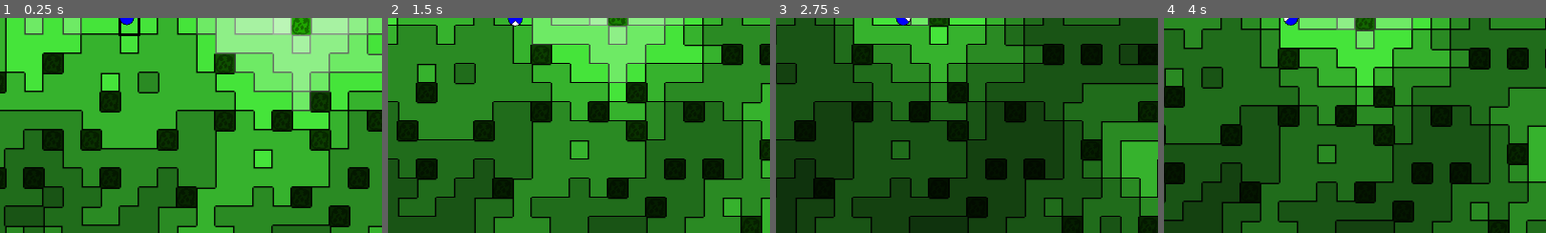
Above: before the commit, frames 1-4 (left to right).
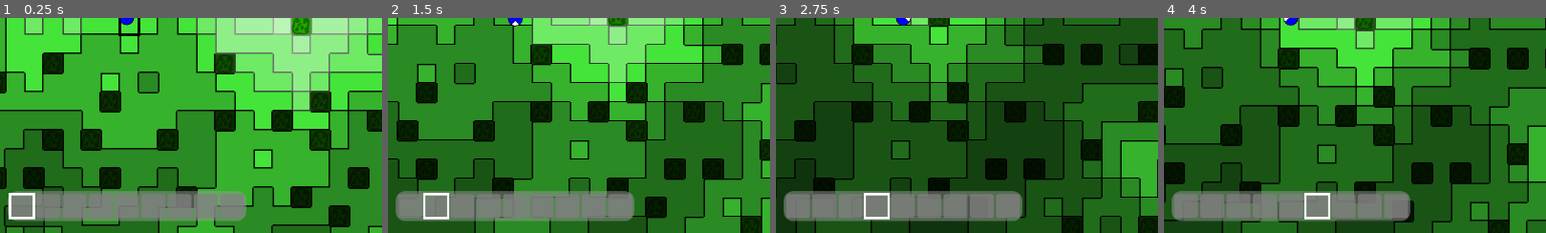
Above: after the commit, the same moments.

Repository: Bolgeg/godot_cuadrados
Game: Godot game, scene res://scenes/game.tscn
Same seed, same stepped clock (60 frames per second), same inputs: the game is played once before the commit and once after it.
Inputs (mouse positions are % of the whole screen's width and height, from its top left):
- Up to frame 1 (0.25 s): no input
- Up to frame 2 (1.5 s): tap Enter at 0.5 s; move the mouse to (72, 45) at 0.52 s; hold D (move_right) 0.53-1.28 s; tap 1 (item_1, bound only after the commit) at 0.6 s; click (72, 45) at 0.67 s; tap 2 (item_2, bound only after the commit) at 0.8, 1.35 s; move the mouse to (30, 55) at 1.27 s; hold S (move_down) from 1.28 s (still down)
- Up to frame 3 (2.75 s): tap 3 (item_3, bound only after the commit) at 1.55, 2.1 s; tap Space at 2 s; move the mouse to (60, 28) at 2.02 s; release S (move_down) at 2.03 s; hold D (move_right) from 2.03 s (still down); tap 4 (item_4, bound only after the commit) at 2.3 s
- Up to frame 4 (4 s): move the mouse to (45, 70) at 2.77 s; release D (move_right) at 2.78 s; hold W (move_up) 2.78-3.53 s; tap 4 (item_4, bound only after the commit) at 2.85 s; click (45, 70) at 2.92 s; tap 5 (item_5, bound only after the commit) at 3.05, 3.6 s; tap Enter at 3.5 s; move the mouse to (80, 65) at 3.52 s; hold A (move_left) from 3.53 s (still down); tap 6 (item_6, bound only after the commit) at 3.8 s
The pictures show only the part of the screen within x 33-83%, y 50-100%; the shares and areas given below are measured in that part.

The runs differ from the first frame. In frame 1, 8.8% of the frame differs, in the area x 2-65%, y 80-95%; in frame 2, 8.8%; in frame 3, 8.8%; in frame 4, 8.8%.

Commit message:
Add toolbar

Diff:
--- a/classes/block.gd
+++ b/classes/block.gd
@@ -14,3 +14,6 @@
 
 func get_time_to_break()->float:
 	return Globals.block_types[type_index].time_to_break
+
+func get_item()->Item:
+	return Item.new(type_index,1)
--- /dev/null
+++ b/classes/item.gd
@@ -0,0 +1,19 @@
+class_name Item
+extends RefCounted
+
+var type_index:=0
+var quantity:=0
+
+func _init(type_index_to_set:int,quantity_to_set:int):
+	type_index=type_index_to_set
+	quantity=quantity_to_set
+
+static func create(type_name:String,quantity_to_set:int)->Item:
+	return new(Globals.get_item_type(type_name).index,quantity_to_set)
+
+func has_block()->bool:
+	return type_index<Globals.block_types.size()
+
+func get_block()->Block:
+	assert(type_index<Globals.block_types.size(),"Tried to get block version of item that has no block version")
+	return Block.new(type_index)
--- /dev/null
+++ b/classes/item_type.gd
@@ -0,0 +1,9 @@
+class_name ItemType
+extends RefCounted
+
+var index:=0
+var type_name:=""
+
+func _init(index_to_set:int,type_name_to_set:String) -> void:
+	index=index_to_set
+	type_name=type_name_to_set
--- a/project.godot
+++ b/project.godot
@@ -47,3 +47,53 @@
 "events": [Object(InputEventKey,"resource_local_to_scene":false,"resource_name":"","device":-1,"window_id":0,"alt_press …(192 unchanged characters)…
 ]
 }
+open_inventory={
+"deadzone": 0.2,
+"events": [Object(InputEventKey,"resource_local_to_scene":false,"resource_name":"","device":-1,"window_id":0,"alt_pressed":false,"shift_pressed":false,"ctrl_pressed":false,"meta_pressed":false,"pressed":false,"keycode":0,"physical_keycode":69,"key_label":0,"unicode":101,"location":0,"echo":false,"script":null)
+]
+}
+item_1={
+"deadzone": 0.2,
+"events": [Object(InputEventKey,"resource_local_to_scene":false,"resource_name":"","device":-1,"window_id":0,"alt_pressed":false,"shift_pressed":false,"ctrl_pressed":false,"meta_pressed":false,"pressed":false,"keycode":0,"physical_keycode":49,"key_label":0,"unicode":49,"location":0,"echo":false,"script":null)
+]
+}
+item_2={
+"deadzone": 0.2,
+"events": [Object(InputEventKey,"resource_local_to_scene":false,"resource_name":"","device":-1,"window_id":0,"alt_pressed":false,"shift_pressed":false,"ctrl_pressed":false,"meta_pressed":false,"pressed":false,"keycode":0,"physical_keycode":50,"key_label":0,"unicode":50,"location":0,"echo":false,"script":null)
+]
+}
+item_3={
+"deadzone": 0.2,
+"events": [Object(InputEventKey,"resource_local_to_scene":false,"resource_name":"","device":-1,"window_id":0,"alt_pressed":false,"shift_pressed":false,"ctrl_pressed":false,"meta_pressed":false,"pressed":false,"keycode":0,"physical_keycode":51,"key_label":0,"unicode":51,"location":0,"echo":false,"script":null)
+]
+}
+item_4={
+"deadzone": 0.2,
+"events": [Object(InputEventKey,"resource_local_to_scene":false,"resource_name":"","device":-1,"window_id":0,"alt_pressed":false,"shift_pressed":false,"ctrl_pressed":false,"meta_pressed":false,"pressed":false,"keycode":0,"physical_keycode":52,"key_label":0,"unicode":52,"location":0,"echo":false,"script":null)
+]
+}
+item_5={
+"deadzone": 0.2,
+"events": [Object(InputEventKey,"resource_local_to_scene":false,"resource_name":"","device":-1,"window_id":0,"alt_pressed":false,"shift_pressed":false,"ctrl_pressed":false,"meta_pressed":false,"pressed":false,"keycode":0,"physical_keycode":53,"key_label":0,"unicode":53,"location":0,"echo":false,"script":null)
+]
+}
+item_6={
+"deadzone": 0.2,
+"events": [Object(InputEventKey,"resource_local_to_scene":false,"resource_name":"","device":-1,"window_id":0,"alt_pressed":false,"shift_pressed":false,"ctrl_pressed":false,"meta_pressed":false,"pressed":false,"keycode":0,"physical_keycode":54,"key_label":0,"unicode":54,"location":0,"echo":false,"script":null)
+]
+}
+item_7={
+"deadzone": 0.2,
+"events": [Object(InputEventKey,"resource_local_to_scene":false,"resource_name":"","device":-1,"window_id":0,"alt_pressed":false,"shift_pressed":false,"ctrl_pressed":false,"meta_pressed":false,"pressed":false,"keycode":0,"physical_keycode":55,"key_label":0,"unicode":55,"location":0,"echo":false,"script":null)
+]
+}
+item_8={
+"deadzone": 0.2,
+"events": [Object(InputEventKey,"resource_local_to_scene":false,"resource_name":"","device":-1,"window_id":0,"alt_pressed":false,"shift_pressed":false,"ctrl_pressed":false,"meta_pressed":false,"pressed":false,"keycode":0,"physical_keycode":56,"key_label":0,"unicode":56,"location":0,"echo":false,"script":null)
+]
+}
+item_9={
+"deadzone": 0.2,
+"events": [Object(InputEventKey,"resource_local_to_scene":false,"resource_name":"","device":-1,"window_id":0,"alt_pressed":false,"shift_pressed":false,"ctrl_pressed":false,"meta_pressed":false,"pressed":false,"keycode":0,"physical_keycode":57,"key_label":0,"unicode":57,"location":0,"echo":false,"script":null)
+]
+}
--- a/scenes/game.tscn
+++ b/scenes/game.tscn
@@ -1,10 +1,18 @@
-[gd_scene load_steps=6 format=3 uid="uid://cuvj1jrywrkhl"]
+[gd_scene load_steps=8 format=3 uid="uid://cuvj1jrywrkhl"]
 
 [ext_resource type="PackedScene" uid="uid://lfiqlv7agypd" path="res://scenes/cell_map.tscn" id="1_uwrxv"]
 [ext_resource type="Script" uid="uid://c0c5fa74uem5x" path="res://scripts/game.gd" id="1_yqjtg"]
 [ext_resource type="PackedScene" uid="uid://bboq6xseywab5" path="res://scenes/block_outline.tscn" id="2_lbhrr"]
 [ext_resource type="PackedScene" uid="uid://dgxnhh15ihwsg" path="res://scenes/breaking_block_overlay.tscn" id="3_iywne"]
 [ext_resource type="PackedScene" uid="uid://8hieda2qpbo" path="res://scenes/player.tscn" id="3_lnu2h"]
+[ext_resource type="Script" uid="uid://by6roddomqk88" path="res://scripts/toolbar.gd" id="6_p57ef"]
+
+[sub_resource type="StyleBoxFlat" id="StyleBoxFlat_iywne"]
+bg_color = Color(0.6, 0.6, 0.6, 0.501961)
+corner_radius_top_left = 16
+corner_radius_top_right = 16
+corner_radius_bottom_right = 16
+corner_radius_bottom_left = 16
 
 [node name="Game" type="Node2D"]
 script = ExtResource("1_yqjtg")
@@ -23,3 +31,43 @@
 
 [node name="Camera2D" type="Camera2D" parent="."]
 unique_name_in_owner = true
+
+[node name="CanvasLayer" type="CanvasLayer" parent="."]
+
+[node name="Toolbar" type="Control" parent="CanvasLayer"]
+unique_name_in_owner = true
+layout_mode = 3
+anchors_preset = 7
+anchor_left = 0.5
+anchor_top = 1.0
+anchor_right = 0.5
+anchor_bottom = 1.0
+offset_left = -200.0
+offset_top = -70.0
+offset_right = 200.0
+offset_bottom = -20.0
+grow_horizontal = 2
+grow_vertical = 0
+pivot_offset = Vector2(200, 70)
+script = ExtResource("6_p57ef")
+
+[node name="Panel" type="Panel" parent="CanvasLayer/Toolbar"]
+layout_mode = 1
+anchors_preset = 15
+anchor_right = 1.0
+anchor_bottom = 1.0
+grow_horizontal = 2
+grow_vertical = 2
+theme_override_styles/panel = SubResource("StyleBoxFlat_iywne")
+
+[node name="ToolbarGridContainer" type="GridContainer" parent="CanvasLayer/Toolbar/Panel"]
+unique_name_in_owner = true
+layout_mode = 1
+anchors_preset = 8
+anchor_left = 0.5
+anchor_top = 0.5
+anchor_right = 0.5
+anchor_bottom = 0.5
+grow_horizontal = 2
+grow_vertical = 2
+columns = 9
--- /dev/null
+++ b/scenes/item_scene.tscn
@@ -0,0 +1,45 @@
+[gd_scene load_steps=4 format=3 uid="uid://cpsdjwucf4nut"]
+
+[ext_resource type="Texture2D" uid="uid://ll8f54gg2hlj" path="res://assets/tiles.png" id="1_a127h"]
+[ext_resource type="Script" uid="uid://buhpsw25q0lk1" path="res://scripts/item_scene.gd" id="1_p1nqj"]
+
+[sub_resource type="AtlasTexture" id="AtlasTexture_p1nqj"]
+atlas = ExtResource("1_a127h")
+region = Rect2(0, 0, 32, 32)
+filter_clip = true
+
+[node name="ItemScene" type="Control"]
+layout_mode = 3
+anchors_preset = 0
+offset_right = 40.0
+offset_bottom = 40.0
+script = ExtResource("1_p1nqj")
+
+[node name="Texture" type="TextureRect" parent="."]
+unique_name_in_owner = true
+layout_mode = 0
+offset_right = 32.0
+offset_bottom = 32.0
+texture = SubResource("AtlasTexture_p1nqj")
+expand_mode = 1
+stretch_mode = 1
+
+[node name="QuantityLabel" type="Label" parent="."]
+unique_name_in_owner = true
+z_index = 2
+layout_mode = 1
+anchors_preset = 3
+anchor_left = 1.0
+anchor_top = 1.0
+anchor_right = 1.0
+anchor_bottom = 1.0
+offset_left = -40.0
+offset_top = -23.0
+grow_horizontal = 0
+grow_vertical = 0
+theme_override_colors/font_color = Color(1, 1, 1, 1)
+theme_override_constants/outline_size = 4
+theme_override_font_sizes/font_size = 20
+text = "100"
+horizontal_alignment = 2
+vertical_alignment = 2
--- /dev/null
+++ b/scenes/item_slot.tscn
@@ -0,0 +1,71 @@
+[gd_scene load_steps=4 format=3 uid="uid://bi05ox1w0hedq"]
+
+[ext_resource type="Script" uid="uid://fv6cixqxtnd8" path="res://scripts/item_slot.gd" id="1_567tv"]
+[ext_resource type="PackedScene" uid="uid://cpsdjwucf4nut" path="res://scenes/item_scene.tscn" id="2_eqbkm"]
+
+[sub_resource type="StyleBoxFlat" id="StyleBoxFlat_qwnti"]
+bg_color = Color(0.501961, 0.501961, 0.501961, 0.752941)
+corner_radius_top_left = 4
+corner_radius_top_right = 4
+corner_radius_bottom_right = 4
+corner_radius_bottom_left = 4
+
+[node name="ItemSlot" type="Control"]
+custom_minimum_size = Vector2(40, 40)
+layout_mode = 3
+anchors_preset = 0
+offset_right = 40.0
+offset_bottom = 40.0
+script = ExtResource("1_567tv")
+
+[node name="Panel" type="Panel" parent="."]
+layout_mode = 0
+offset_right = 40.0
+offset_bottom = 40.0
+theme_override_styles/panel = SubResource("StyleBoxFlat_qwnti")
+
+[node name="ItemScene" parent="." instance=ExtResource("2_eqbkm")]
+unique_name_in_owner = true
+offset_left = 4.0
+offset_top = 4.0
+offset_right = 44.0
+offset_bottom = 44.0
+
+[node name="ToolbarOutline" type="Control" parent="."]
+unique_name_in_owner = true
+visible = false
+z_index = 1
+layout_mode = 1
+anchors_preset = 15
+anchor_right = 1.0
+anchor_bottom = 1.0
+grow_horizontal = 2
+grow_vertical = 2
+
+[node name="ColorRect" type="ColorRect" parent="ToolbarOutline"]
+layout_mode = 0
+offset_left = -2.0
+offset_top = -2.0
+offset_right = 42.0
+offset_bottom = 2.0
+
+[node name="ColorRect2" type="ColorRect" parent="ToolbarOutline"]
+layout_mode = 0
+offset_left = -2.0
+offset_top = 38.0
+offset_right = 42.0
+offset_bottom = 42.0
+
+[node name="ColorRect3" type="ColorRect" parent="ToolbarOutline"]
+layout_mode = 0
+offset_left = -2.0
+offset_top = -2.0
+offset_right = 2.0
+offset_bottom = 42.0
+
+[node name="ColorRect4" type="ColorRect" parent="ToolbarOutline"]
+layout_mode = 0
+offset_left = 38.0
+offset_top = -2.0
+offset_right = 42.0
+offset_bottom = 42.0
--- a/scripts/globals.gd
+++ b/scripts/globals.gd
@@ -2,6 +2,9 @@
 
 var block_types:=[]
 var block_types_dict:={}
+
+var item_types:=[]
+var item_types_dict:={}
 
 func _ready() -> void:
 	add_block_type("grass",1)
@@ -16,8 +19,16 @@
 	add_block_type("wood",1)
 	add_block_type("stone_bricks",10)
 
+	add_block_item_types()
+
+	#TODO add item types here
+
 func get_base_block_type_name()->String:
 	return "stone"
+
+func add_block_item_types():
+	for block_type in block_types:
+		add_item_type(block_type.type_name)
 
 func add_block_type(type_name:String,time_to_break:float):
 	assert(not block_types_dict.has(type_name),"Block type already exists with name: "+type_name)
@@ -25,6 +36,16 @@
 	block_types.append(block_type)
 	block_types_dict[type_name]=block_type
 
+func add_item_type(type_name:String):
+	assert(not item_types_dict.has(type_name),"Item type already exists with name: "+type_name)
+	var item_type=ItemType.new(item_types.size(),type_name)
+	item_types.append(item_type)
+	item_types_dict[type_name]=item_type
+
 func get_block_type(type_name:String):
 	assert(block_types_dict.has(type_name),"Block type not found: "+type_name)
 	return block_types_dict[type_name]
+
+func get_item_type(type_name:String):
+	assert(item_types_dict.has(type_name),"Item type not found: "+type_name)
+	return item_types_dict[type_name]
--- /dev/null
+++ b/scripts/item_scene.gd
@@ -0,0 +1,24 @@
+extends Control
+
+func set_item(item:Item):
+	if item==null:
+		%Texture.visible=false
+		%QuantityLabel.text=""
+	else:
+		%Texture.visible=true
+		var index:=0
+		if item.type_index<Globals.block_types.size():
+			%Texture.texture.atlas=preload("res://assets/tiles.png")
+			index=item.type_index
+		else:
+			%Texture.texture.atlas=preload("res://assets/items.png")
+			index=Globals.block_types.size()+item.type_index
+		var tex_x:int=%Texture.texture.atlas.get_size().x/Cell.SIZE
+		@warning_ignore("integer_division")
+		var offset=Vector2i(index%tex_x,index/tex_x)*Cell.SIZE
+		%Texture.texture.atlas.region.position=offset
+
+		if item.quantity==1:
+			%QuantityLabel.text=""
+		else:
+			%QuantityLabel.text=str(item.quantity)
--- /dev/null
+++ b/scripts/item_slot.gd
@@ -0,0 +1,10 @@
+extends Control
+
+func _ready() -> void:
+	%ToolbarOutline.visible=false
+
+func set_toolbar_outline(show_outline:bool):
+	%ToolbarOutline.visible=show_outline
+
+func set_item(item:Item):
+	%ItemScene.set_item(item)
--- /dev/null
+++ b/scripts/toolbar.gd
@@ -0,0 +1,39 @@
+extends Control
+
+var selected_item_index:=0
+
+func _ready() -> void:
+	var item_slot_scene=preload("res://scenes/item_slot.tscn")
+	for i in range(%ToolbarGridContainer.columns):
+		%ToolbarGridContainer.add_child(item_slot_scene.instantiate())
+	set_items_as_empty()
+	set_selected_item(0)
+
+func set_items_as_empty():
+	for child in %ToolbarGridContainer.get_children():
+		child.set_item(null)
+
+func set_selected_item(index:int):
+	var children:=%ToolbarGridContainer.get_children()
+	if index>=0 and index<children.size():
+		selected_item_index=index
+		for child in children:
+			child.set_toolbar_outline(false)
+		children[index].set_toolbar_outline(true)
+
+func _input(_event: InputEvent) -> void:
+	const ACTIONS:={
+		"item_1":0,
+		"item_2":1,
+		"item_3":2,
+		"item_4":3,
+		"item_5":4,
+		"item_6":5,
+		"item_7":6,
+		"item_8":7,
+		"item_9":8,
+	}
+	for action in ACTIONS:
+		if Input.is_action_just_pressed(action):
+			set_selected_item(ACTIONS[action])
+			break
Binary file added: assets/items.png
Not shown, added: assets/items.png.import
Not shown, added: classes/item.gd.uid
Not shown, added: classes/item_type.gd.uid
Not shown, added: scripts/item_scene.gd.uid
Not shown, added: scripts/item_slot.gd.uid
Not shown, added: scripts/toolbar.gd.uid
